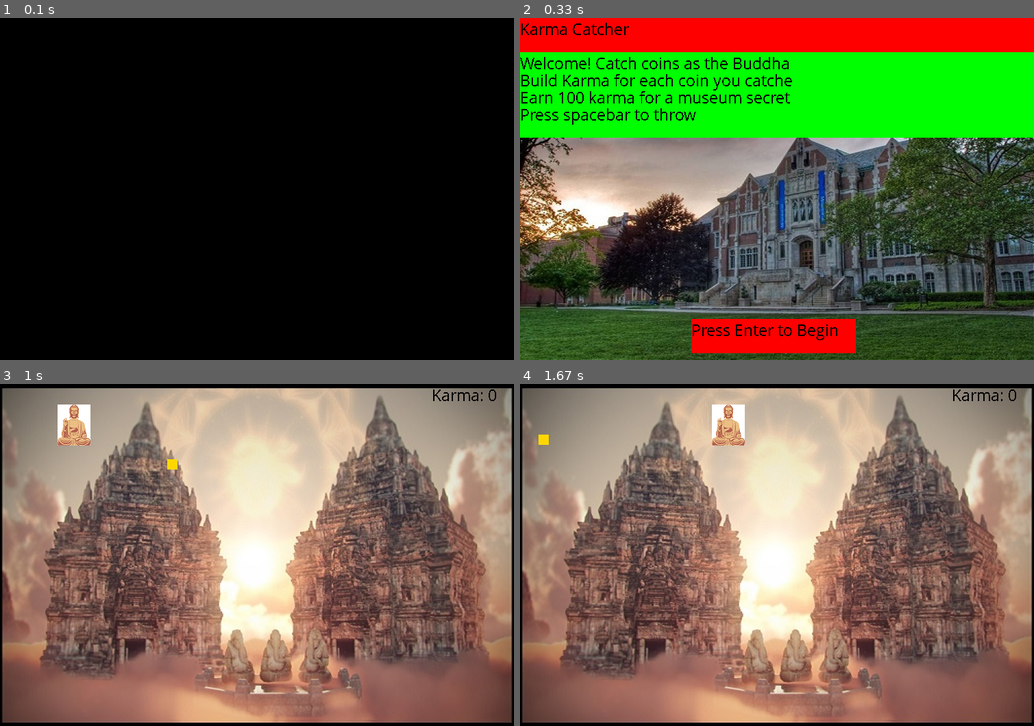
Above: before the commit, frames 1-4 (two rows, left to right).
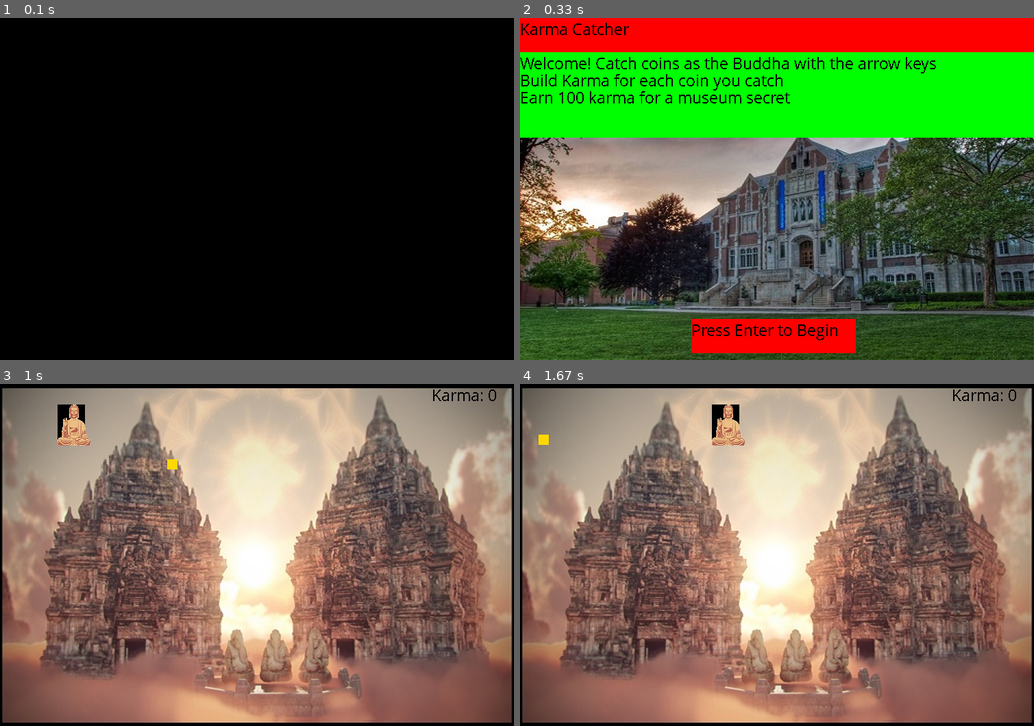
Above: after the commit, the same moments.

Repository: bcrose/DOMAProject
Game: pygame game, started from game_tests.py
Same seed, same stepped clock (60 frames per second), same inputs: the game is played once before the commit and once after it.
Inputs:
- Up to frame 1 (0.1 s): no input
- Up to frame 2 (0.33 s): no input
- Up to frame 3 (1 s): tap Enter at 0.33 s; hold Right from 0.67 s (still down)
- Up to frame 4 (1.67 s): release Right at 1.13 s; hold Right 1.17-1.63 s

Frame 1 is identical in both runs. In frame 2, 0.6% of the frame differs, in the area x 0-81%, y 11-32%; in frame 3, 0.3%; in frame 4, 0.3%.

Commit message:
make sure everything is commited

Diff:
--- a/game_tests.py
+++ b/game_tests.py
@@ -3,7 +3,7 @@
 
 
 class TestGame(unittest.TestCase):
-    def test_vel(self):
+    def test_boundaries(self):
         self.assertGreater(pygameFun.buddha.vel, pygameFun.hand.vel)
 
     def test_size(self):
--- a/menuText.py
+++ b/menuText.py
@@ -9,10 +9,9 @@
     # initialize the sprites needed for the game and text objects  for the menu
     myfont = pygame.font.SysFont('Comic Sans MS', 25)
     line1 = myfont.render('Karma Catcher', False, (0, 0, 0))
-    line2 = myfont.render('Welcome! Catch coins as the Buddha', False, (0, 0, 0))
-    line3 = myfont.render('Build Karma for each coin you catche', False, (0, 0, 0))
+    line2 = myfont.render('Welcome! Catch coins as the Buddha with the arrow keys', False, (0, 0, 0))
+    line3 = myfont.render('Build Karma for each coin you catch', False, (0, 0, 0))
     line4 = myfont.render('Earn 100 karma for a museum secret', False, (0, 0, 0))
-    line5 = myfont.render('Press spacebar to throw', False, (0, 0, 0))
     line6 = myfont.render('Press Enter to Begin', False, (0, 0, 0))
     endLine1 = myfont.render('Congratulations here is your museum secret!', False, (0, 0, 0))
     endLine2 = myfont.render('Similar to frog baby, if you visit the ', False, (0, 0, 0))
--- a/pygameFun.py
+++ b/pygameFun.py
@@ -40,7 +40,6 @@
         win.blit(menu1.line2, (0, 50))
         win.blit(menu1.line3, (0, 75))
         win.blit(menu1.line4, (0, 100))
-        win.blit(menu1.line5, (0, 125))
         win.blit(menu1.line6, (250, 440))
 
         pygame.display.update()
@@ -106,8 +105,12 @@
     keys = pygame.key.get_pressed()
     if keys[pygame.K_LEFT]:
         buddha.x -= buddha.vel
+        if buddha.x <= 0:
+            buddha.x = 0
     if keys[pygame.K_RIGHT]:
         buddha.x += buddha.vel
+        if buddha.x >= 750:
+            buddha.x = 710
 
 
 main()
Binary file changed: theBuddha.png
